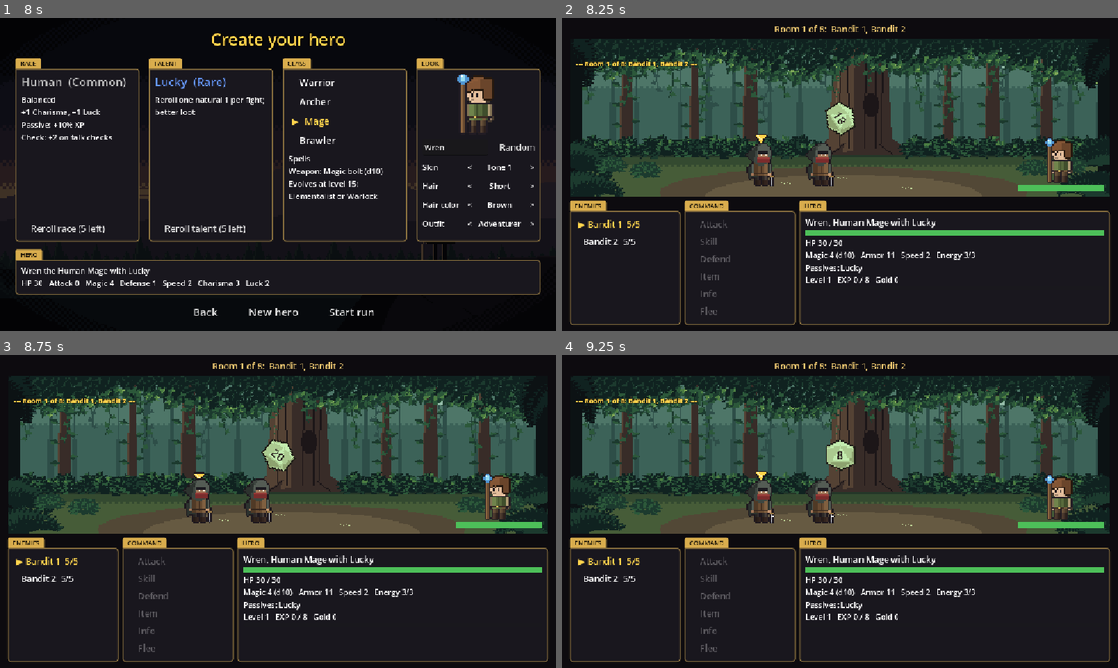
Above: before the commit, frames 1-4 (two rows, left to right).
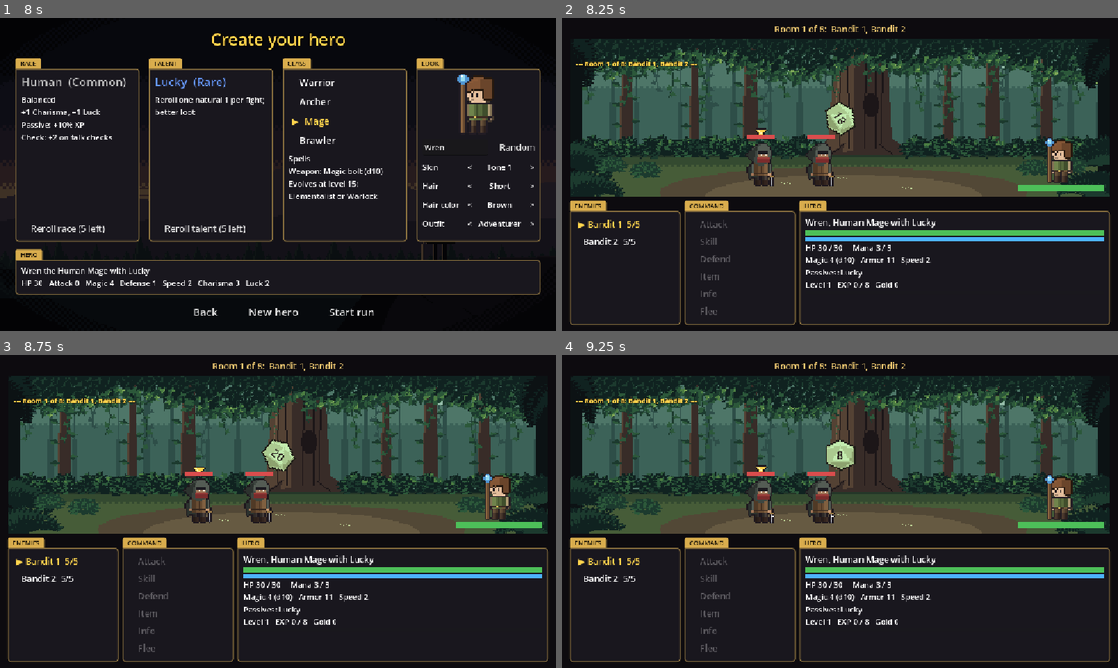
Above: after the commit, the same moments.

Repository: khasmn/project-k
Game: Godot game, scene res://scenes/menu/main_menu.tscn
Two runs of this game, one before a commit and one after it. Both use one fixed random seed, a clock stepped at 60 frames per second and the inputs below.
Inputs (mouse positions are in pixels of both pictures, inside the frame that each line leads up to):
- Up to frame 1 (8 s): click "New Game" at 0.5 s; click "Mage" at 1.25 s; click "New hero" at 2 s; click "▶ New hero" at 2.75 s; click "Mage" at 3.5 s; click "New hero" at 4.25 s; click "▶ New hero" at 5 s; click "Warrior" at 5.75 s; click "▶ Warrior" at 6.5 s; click "Mage" at 7.25 s
- Up to frame 2 (8.25 s): click "Start run" at 8 s
- Up to frame 3 (8.75 s): no input
- Up to frame 4 (9.25 s): click (762, 498) at 8.77 s

Frame 1 is identical in both runs. In frame 2, 2.0% of the frame differs, in the area x 33-98%, y 35-87%; in frame 3, 2.0%; in frame 4, 2.0%.

Commit message:
Add monster HP bars and an Energy/Mana bar
Co-Authored-By: Claude Opus 5.5 <noreply@anthropic.com>

Diff:
--- a/data/classes.json
+++ b/data/classes.json
@@ -3,7 +3,7 @@
 		"stats": {"hp": 32, "attack": 3, "magic": 0, "defense": 2, "speed": 1, "charisma": 1, "luck": 1}},
 	"archer": {"name": "Archer", "projectile": "arrow", "impact": "punch", "skills": ["poison_arrow", "aimed_shot"], "role": "Ranged damage", "weapon": "Bow", "damage_die": 8, "attack_stat": "attack", "evolves": "Ranger or Sharpshooter",
 		"stats": {"hp": 34, "attack": 3, "magic": 0, "defense": 2, "speed": 3, "charisma": 1, "luck": 2}},
-	"mage": {"name": "Mage", "projectile": "bolt", "impact": "spark", "skills": ["fireball", "frost_bolt"], "role": "Spells", "weapon": "Magic bolt", "damage_die": 10, "attack_stat": "magic", "evolves": "Elementalist or Warlock",
+	"mage": {"name": "Mage", "projectile": "bolt", "impact": "spark", "skills": ["fireball", "frost_bolt"], "energy_name": "Mana", "role": "Spells", "weapon": "Magic bolt", "damage_die": 10, "attack_stat": "magic", "evolves": "Elementalist or Warlock",
 		"stats": {"hp": 30, "attack": 0, "magic": 4, "defense": 1, "speed": 2, "charisma": 2, "luck": 1}},
 	"brawler": {"name": "Brawler", "impact": "punch", "skills": ["flurry", "uppercut"], "role": "Fast unarmed combos", "weapon": "Fists", "damage_die": 8, "attack_stat": "attack", "evolves": "Monk or Pit Fighter",
 		"stats": {"hp": 30, "attack": 3, "magic": 0, "defense": 2, "speed": 4, "charisma": 1, "luck": 1}}
--- a/scenes/combat/combat.tscn
+++ b/scenes/combat/combat.tscn
@@ -330,6 +330,12 @@
 theme_override_styles/fill = SubResource("hero_fill")
 show_percentage = false
 
+[node name="HeroEnergyBar" type="ProgressBar" parent="Margin/VBox/Bottom/Hero/Panel/HeroInfo"]
+layout_mode = 2
+unique_name_in_owner = true
+custom_minimum_size = Vector2(0, 8)
+show_percentage = false
+
 [node name="HeroHP" type="Label" parent="Margin/VBox/Bottom/Hero/Panel/HeroInfo"]
 layout_mode = 2
 unique_name_in_owner = true
--- a/scripts/character/character_draft.gd
+++ b/scripts/character/character_draft.gd
@@ -52,6 +52,7 @@
 		"damage_die": hero_class.damage_die,
 		"weapon": hero_class.weapon.to_lower(),
 		"skills": hero_class.skills,
+		"energy_name": hero_class.get("energy_name", "Energy"),
 		"effects": races[race_id].get("effects", {}).merged(talents[talent_id].get("effects", {})),
 		"passive_names": _passive_names(),
 	}
--- a/scripts/combat/combat_screen.gd
+++ b/scripts/combat/combat_screen.gd
@@ -73,6 +73,9 @@
 	hero.start_fight()
 	%FleeButton.visible = not Run.is_boss()
 	%SkillButton.visible = not hero.skills.is_empty()
+	var energy_fill: StyleBoxFlat = StyleBoxFlat.new()
+	energy_fill.bg_color = Color(0.3, 0.7, 1) if hero.energy_name == "Mana" else Color(1, 0.78, 0.3)
+	%HeroEnergyBar.add_theme_stylebox_override("fill", energy_fill)
 	for foe in enemies:
 		%EnemyList.add_child(_make_card(foe))
 		var row: Button = UI.menu_button("", _set_target.bind(foe))
@@ -171,8 +174,8 @@
 func _open_skills() -> void:
 	var buttons: Array[Button] = []
 	for skill in hero.skills:
-		var button: Button = UI.menu_button("%s (%d Energy)" % [skill.name, skill.cost], _on_skill.bind(skill))
-		button.tooltip_text = "%s You get 1 Energy back each turn." % skill.description
+		var button: Button = UI.menu_button("%s (%d %s)" % [skill.name, skill.cost, hero.energy_name], _on_skill.bind(skill))
+		button.tooltip_text = "%s You get 1 %s back each turn." % [skill.description, hero.energy_name]
 		button.disabled = hero.energy < int(skill.cost)
 		buttons.append(button)
 	_open_menu(buttons)
@@ -494,6 +497,16 @@
 		arrow.offset_bottom = arrow.offset_top + 24
 		picture.mouse_filter = Control.MOUSE_FILTER_IGNORE
 		card.add_child(picture)
+		bar.reparent(card)  # art only: the HP bar floats over the monster's head
+		bar.custom_minimum_size.y = 8
+		var half: float = minf(shown * 0.3, 40)
+		bar.set_anchors_and_offsets_preset(Control.PRESET_CENTER_BOTTOM)
+		bar.offset_left = -half
+		bar.offset_right = half
+		bar.offset_top = -10 - shown - 10
+		bar.offset_bottom = -10 - shown - 2
+		arrow.offset_top -= 12
+		arrow.offset_bottom -= 12
 		card.custom_minimum_size.x = maxf(card.custom_minimum_size.x, shown)  # bosses are wider
 		pictures[foe] = picture
 		lines.hide()  # art only: the info shows on hover or with the Info command
@@ -512,7 +525,9 @@
 	%HeroName.text = Run.hero_title
 	%HeroHPBar.max_value = hero.max_hp
 	%HeroHPBar.value = hero.hp
-	%HeroHP.text = "HP %d / %d" % [hero.hp, hero.max_hp]
+	%HeroEnergyBar.max_value = Combatant.MAX_ENERGY
+	%HeroEnergyBar.value = hero.energy
+	%HeroHP.text = "HP %d / %d     %s %d / %d" % [hero.hp, hero.max_hp, hero.energy_name, hero.energy, Combatant.MAX_ENERGY]
 	var passives: Array = []
 	for name in hero.passive_names.values():
 		if not name in passives:
@@ -520,9 +535,9 @@
 	%HeroTokenName.text = hero.display_name
 	%HeroTokenBar.max_value = hero.max_hp
 	%HeroTokenBar.value = hero.hp
-	%HeroStats.text = "%s %d (d%d)   Armor %d%s   Speed %d   Energy %d/%d%s\nPassives: %s" % [
+	%HeroStats.text = "%s %d (d%d)   Armor %d%s   Speed %d%s\nPassives: %s" % [
 		hero.attack_name, hero.attack, hero.damage_die, hero.armor(), " (defending)" if hero.defending else "",
-		hero.speed, hero.energy, Combatant.MAX_ENERGY, "   " + hero.status_text() if hero.status_text() else "",
+		hero.speed, "   " + hero.status_text() if hero.status_text() else "",
 		", ".join(passives) if passives else "none in combat"]
 	%Level.text = "Level %d   EXP %d / %d   Gold %d" % [Run.level, Run.experience, Run.exp_needed(), Run.gold]
 	%ExpBar.max_value = Run.exp_needed()
@@ -533,8 +548,9 @@
 		var card: Button = %EnemyList.get_child(i)
 		var lines: Node = card.get_node("Lines")
 		lines.get_node("Name").text = foe.display_name
-		lines.get_node("HPBar").max_value = foe.max_hp
-		lines.get_node("HPBar").value = foe.hp
+		var bar: ProgressBar = card.find_child("HPBar", true, false)
+		bar.max_value = foe.max_hp
+		bar.value = foe.hp
 		lines.get_node("HP").text = "HP %d / %d" % [foe.hp, foe.max_hp] if foe.is_alive() else "Defeated"
 		lines.get_node("Stats").text = "Atk %d d%d Arm %d Spd %d" % [foe.attack, foe.damage_die, foe.armor(), foe.speed]
 		if foe.status_text():
--- a/scripts/combat/combatant.gd
+++ b/scripts/combat/combatant.gd
@@ -11,6 +11,7 @@
 var hp: int
 var attack: int
 var attack_name: String = "Attack"  # "Magic" for a Mage
+var energy_name: String = "Energy"  # "Mana" for a Mage: same rules, another name
 var defense: int
 var speed: int
 var damage_die: int
@@ -43,6 +44,7 @@
 	hp = max_hp
 	attack = int(data.attack)
 	attack_name = data.get("attack_name", "Attack")
+	energy_name = data.get("energy_name", "Energy")
 	defense = int(data.defense)
 	speed = int(data.speed)
 	damage_die = int(data.damage_die)
Not shown, changed: docs/memory/decisions.md
Not shown, changed: docs/memory/design.md
Not shown, changed: docs/memory/progress.md
